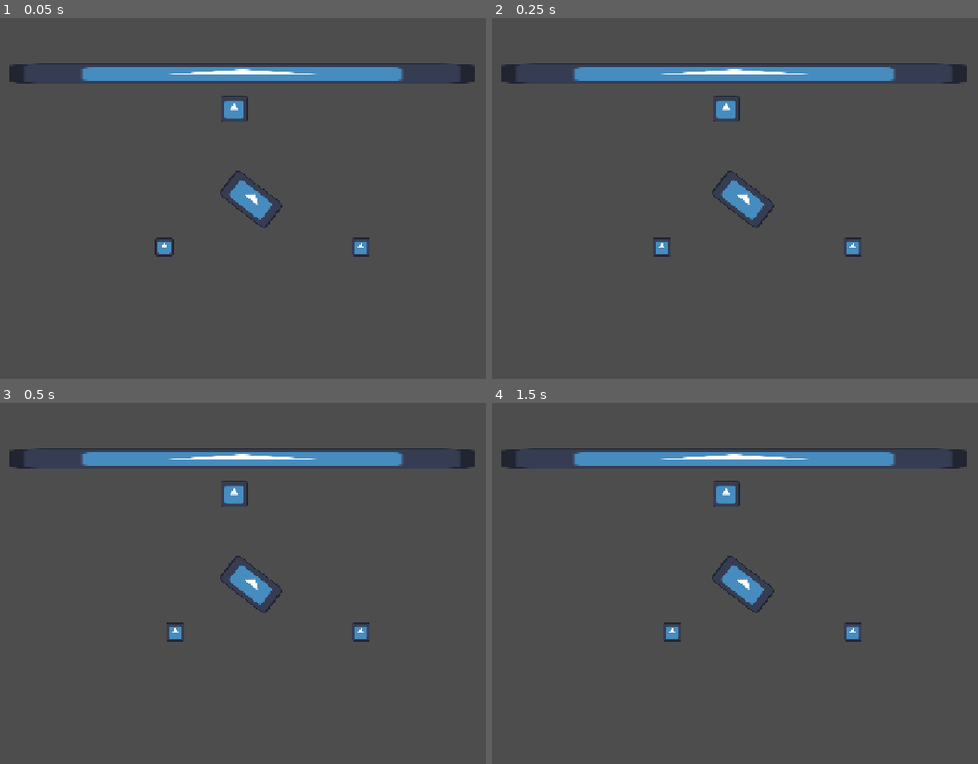
Above: before the commit, frames 1-4 (two rows, left to right).
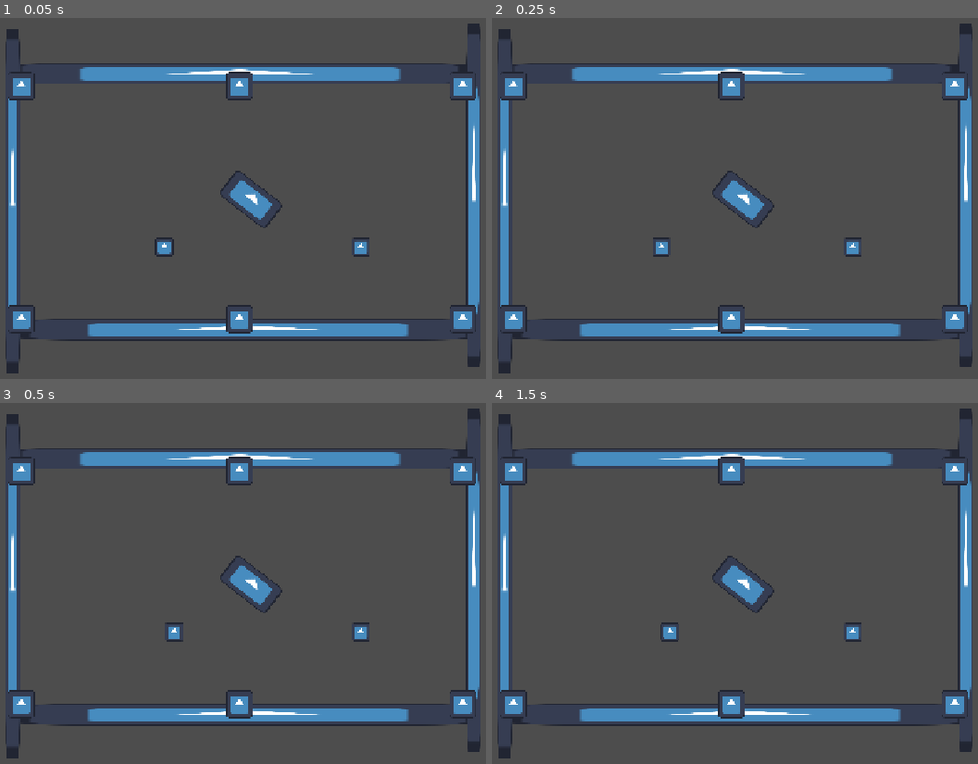
Above: after the commit, the same moments.

Repository: Kitakot/melon-pool
Game: Godot game, scene res://scenes/game.tscn
Same seed, same stepped clock (60 frames per second), same inputs: the game is played once before the commit and once after it. The engine's default icon, where the game draws it, is replaced by a stand-in: a white triangle on a blue panel in a dark square.
Inputs (mouse positions are in pixels of both pictures, inside the frame that each line leads up to):
- Up to frame 1 (0.05 s): no input
- Up to frame 2 (0.25 s): no input
- Up to frame 3 (0.5 s): no input
- Up to frame 4 (1.5 s): move the mouse to (905, 587) at 0.52 s; click (905, 587) at 0.67 s; tap Enter at 1.25 s; move the mouse to (594, 626) at 1.27 s; click (594, 626) at 1.42 s

The runs differ from the first frame. In frame 1, 7.9% of the frame differs, in the area x 1-99%, y 1-99%; in frame 2, 7.9%; in frame 3, 7.9%; in frame 4, 8.0%.

Commit message:
add basic pool table

Diff:
--- a/Objects/Ball.tscn
+++ b/Objects/Ball.tscn
@@ -1,6 +1,7 @@
 [gd_scene format=3 uid="uid://b2nctyfw0lab4"]
 
 [ext_resource type="PhysicsMaterial" uid="uid://dh01dnmy81n80" path="res://materials/ball_material.tres" id="1_p1o3b"]
+[ext_resource type="Script" uid="uid://dkpk86uiyjrfn" path="res://Objects/npc_ball.gd" id="2_ftl80"]
 [ext_resource type="Texture2D" uid="uid://26kf6cb5ihpm" path="res://icon.svg" id="2_w66na"]
 
 [sub_resource type="CircleShape2D" id="CircleShape2D_2xhk2"]
@@ -9,6 +10,7 @@
 [node name="RigidBody2D" type="RigidBody2D" unique_id=707908172]
 physics_material_override = ExtResource("1_p1o3b")
 angular_damp = 100.0
+script = ExtResource("2_ftl80")
 
 [node name="CollisionShape2D" type="CollisionShape2D" parent="." unique_id=1089653518]
 shape = SubResource("CircleShape2D_2xhk2")
--- /dev/null
+++ b/Objects/npc_ball.gd
@@ -0,0 +1,4 @@
+extends RigidBody2D
+
+func _ready() -> void:
+	add_to_group("balls")
--- a/scenes/game.tscn
+++ b/scenes/game.tscn
@@ -21,18 +21,21 @@
 [sub_resource type="WorldBoundaryShape2D" id="WorldBoundaryShape2D_lnu2h"]
 normal = Vector2(-1, 0)
 
+[sub_resource type="PhysicsMaterial" id="PhysicsMaterial_2xhk2"]
+
 [sub_resource type="PhysicsMaterial" id="PhysicsMaterial_p57ef"]
 
 [node name="Node2D" type="Node2D" unique_id=874810127]
 
 [node name="Cueball" type="RigidBody2D" parent="." unique_id=1186755015]
 position = Vector2(493.761, 402)
+mass = 0.17
 physics_material_override = ExtResource("1_lnu2h")
 linear_velocity = Vector2(50, 0)
-linear_damp = 0.6
+linear_damp = 1.0
 angular_damp = 100.0
 script = ExtResource("2_lbhrr")
-shot_power = 1.53
+shot_power = 3.0
 
 [node name="CollisionShape2D" type="CollisionShape2D" parent="Cueball" unique_id=1585950942]
 shape = SubResource("CircleShape2D_2xhk2")
@@ -43,6 +46,7 @@
 
 [node name="RigidBody2D2" parent="." unique_id=707908172 instance=ExtResource("4_lbhrr")]
 position = Vector2(835, 402)
+mass = 0.17
 
 [node name="StaticBody2D" type="StaticBody2D" parent="." unique_id=892732584]
 
@@ -64,15 +68,43 @@
 
 [node name="Table" type="Node2D" parent="." unique_id=225742357]
 
-[node name="Pocket" parent="Table" unique_id=2089654417 instance=ExtResource("5_iywne")]
-position = Vector2(616.00006, 164)
-
 [node name="Cushon" parent="Table" unique_id=520861719 instance=ExtResource("6_p57ef")]
-position = Vector2(630, 103.000015)
+position = Vector2(626.00006, 103.00001)
 scale = Vector2(6.2814026, 0.28544468)
+physics_material_override = SubResource("PhysicsMaterial_2xhk2")
 
 [node name="Cushon2" parent="Table" unique_id=87228791 instance=ExtResource("6_p57ef")]
 position = Vector2(645, 320)
 rotation = 0.66046256
 scale = Vector2(0.7973953, 0.42790642)
 physics_material_override = SubResource("PhysicsMaterial_p57ef")
+
+[node name="Cushon3" parent="Table" unique_id=910032314 instance=ExtResource("6_p57ef")]
+position = Vector2(640, 545)
+scale = Vector2(6.2814026, 0.28544468)
+
+[node name="Cushon4" parent="Table" unique_id=1806967761 instance=ExtResource("6_p57ef")]
+position = Vector2(233, 322)
+scale = Vector2(0.1941521, 4.643226)
+
+[node name="Cushon5" parent="Table" unique_id=1638103763 instance=ExtResource("6_p57ef")]
+position = Vector2(1030, 313)
+scale = Vector2(0.1941521, 4.643226)
+
+[node name="Pocket" parent="Table" unique_id=2089654417 instance=ExtResource("5_iywne")]
+position = Vector2(625.00006, 123.99999)
+
+[node name="Pocket2" parent="Table" unique_id=2114821435 instance=ExtResource("5_iywne")]
+position = Vector2(625.00006, 526.99994)
+
+[node name="Pocket3" parent="Table" unique_id=801795324 instance=ExtResource("5_iywne")]
+position = Vector2(1011, 124)
+
+[node name="Pocket4" parent="Table" unique_id=1171417605 instance=ExtResource("5_iywne")]
+position = Vector2(1011, 526.99994)
+
+[node name="Pocket5" parent="Table" unique_id=2035013205 instance=ExtResource("5_iywne")]
+position = Vector2(248.00003, 124)
+
+[node name="Pocket6" parent="Table" unique_id=1974172953 instance=ExtResource("5_iywne")]
+position = Vector2(248.00003, 526.99994)
Not shown, added: Objects/npc_ball.gd.uid
